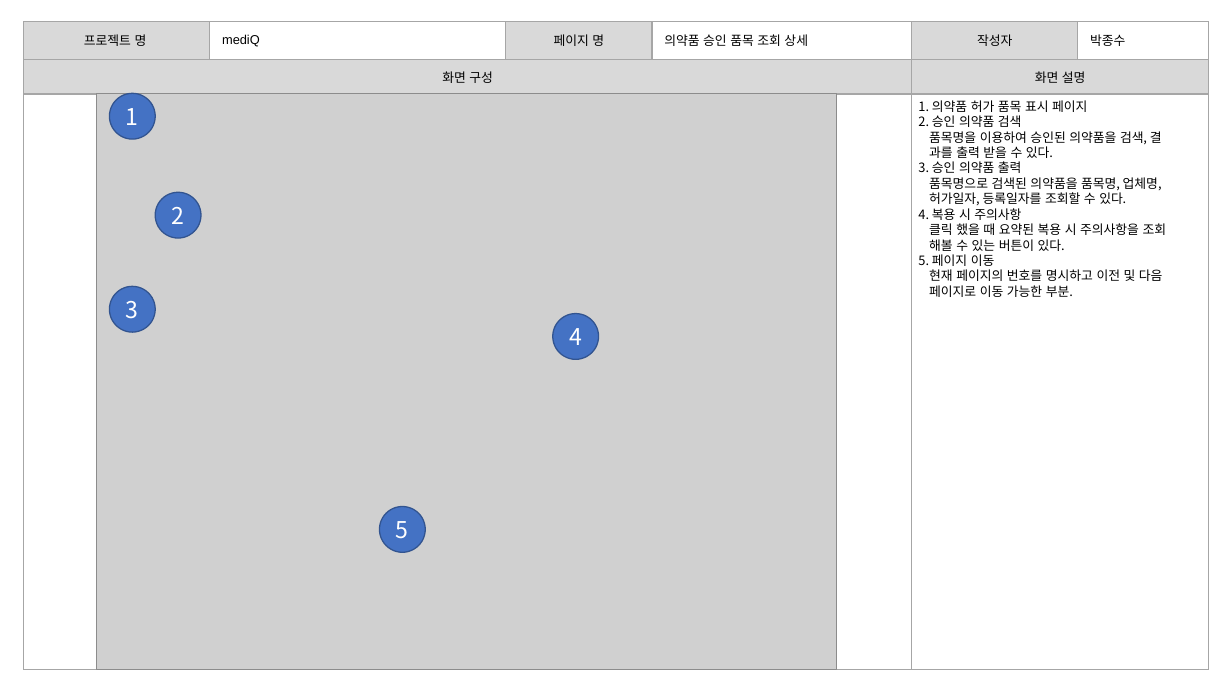
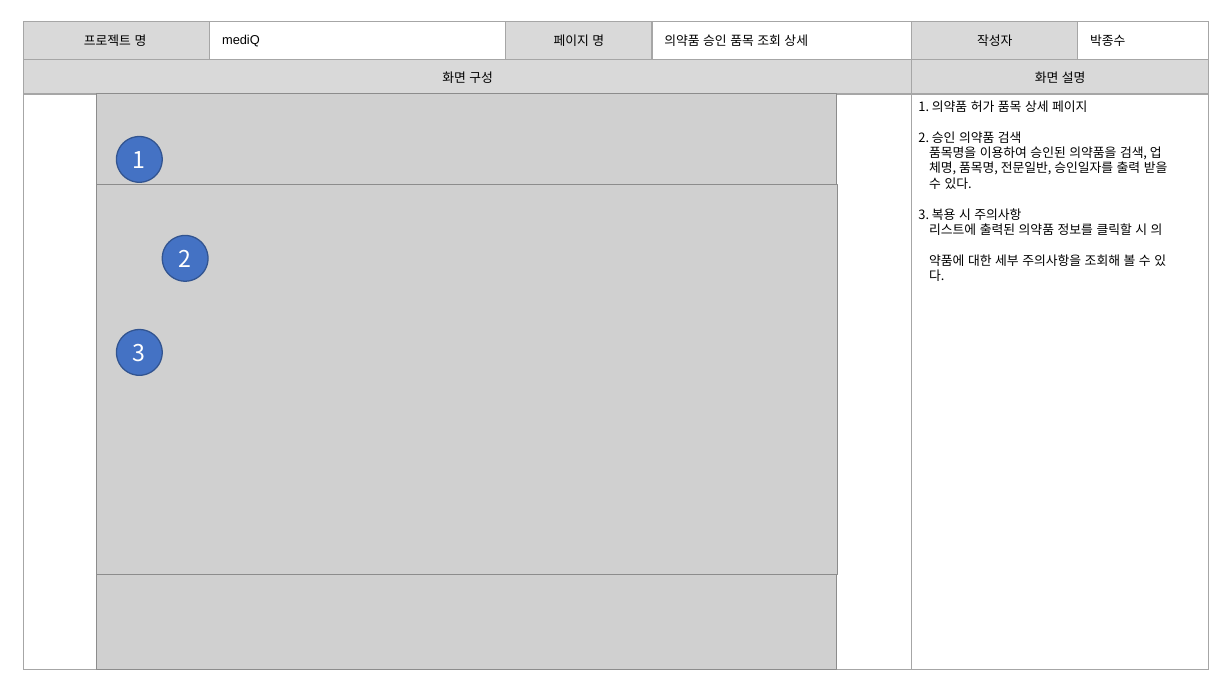
Before and after one commit to burnyst/mediQ, a slide deck: slide 41 of doc/0빅데이터분석프로젝트(공용)/[06] 스토리보드.pptx. Drawn at 1232x693 pixels with LibreOffice and Linux fonts; fonts in the diff are those of the drawing; grey boxes stand for pictures. Boxes give left, top, right and bottom in pixels: in the first picture for what was removed or moved away, otherwise in the second. Text is boxed around its words. In the diff, an @@ line names an element or a change of style, - is before the commit and + after.

```diff
--- a/doc/0빅데이터분석프로젝트(공용)/[06] 스토리보드.pptx
+++ b/doc/0빅데이터분석프로젝트(공용)/[06] 스토리보드.pptx
@@ text at box(918, 100, 1087, 112): text changed @@
-1. 의약품 허가 품목 표시 페이지
+1. 의약품 허가 품목 상세 페이지
@@ ellipse "1": place and size @@
-ellipse "1" at box(109, 93, 155, 140)
+ellipse "1" at box(116, 137, 163, 183)
@@ text at box(918, 146, 1168, 281): text changed @@
-품목명을 이용하여 승인된 의약품을 검색, 결
-과를 출력 받을 수 있다.
-3. 승인 의약품 출력
-품목명으로 검색된 의약품을 품목명, 업체명,
-허가일자, 등록일자를 조회할 수 있다.
-4. 복용 시 주의사항
-클릭 했을 때 요약된 복용 시 주의사항을 조회
-해볼 수 있는 버튼이 있다.
-5. 페이지 이동
-현재 페이지의 번호를 명시하고 이전 및 다음
-페이지로 이동 가능한 부분.
+품목명을 이용하여 승인된 의약품을 검색, 업
+체명, 품목명, 전문일반, 승인일자를 출력 받을
+수 있다.
+3. 복용 시 주의사항
+리스트에 출력된 의약품 정보를 클릭할 시 의
+약품에 대한 세부 주의사항을 조회해 볼 수 있
+다.
@@ picture added at box(96, 186, 836, 575) @@
@@ picture added at box(96, 185, 837, 575) @@
@@ ellipse "2": place and size @@
-ellipse "2" at box(155, 192, 201, 238)
+ellipse "2" at box(163, 236, 209, 282)
@@ ellipse removed at box(553, 313, 599, 360) @@
-4
@@ ellipse "3": place and size @@
-ellipse "3" at box(109, 287, 155, 333)
+ellipse "3" at box(116, 330, 163, 376)
@@ ellipse removed at box(380, 506, 426, 553) @@
-5
```
Also in this commit, not shown: 4 other slides changed.
